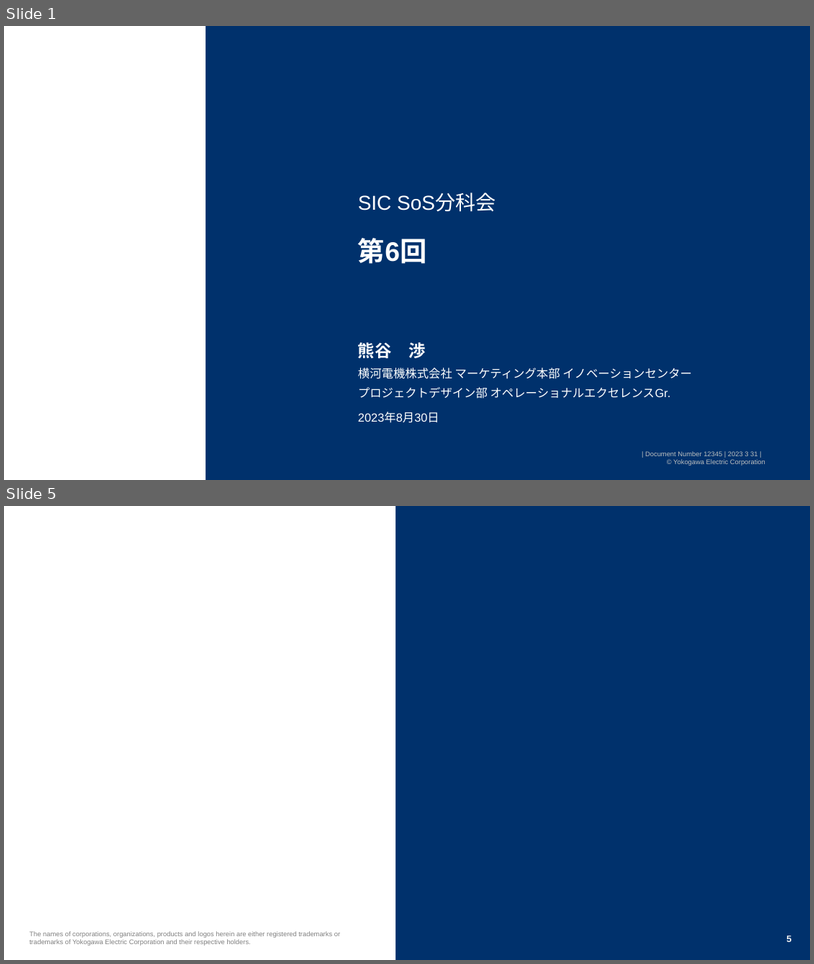
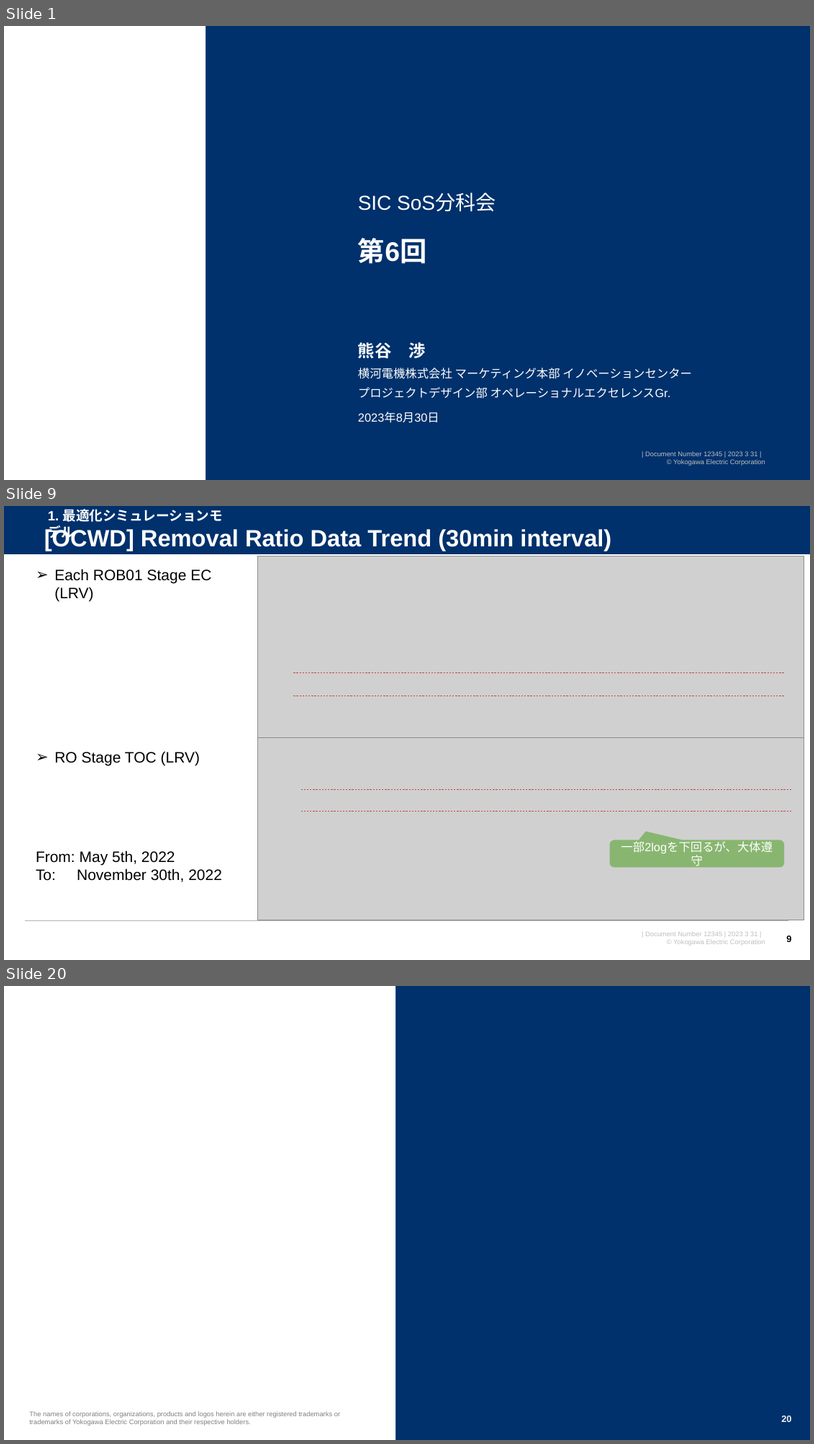
Before and after one commit to watarukumagai-git/opt, a slide deck: SoS/230830_SoS分科会6回_kuma_rev.0.pptx. Shown one above the other, each under a label of ours: slides 1 and 5 before the commit, slides 1, 9 and 20 after it; the slides between them are not shown. The pictures are 814x964 and 814x1444 pixels, drawn with LibreOffice and Linux fonts; fonts in the diff are those of the drawing; grey boxes stand for pictures; background and template pictures are left out. Boxes give left, top, right and bottom in pixels: in the first picture for what was removed or moved away, otherwise in the second. Text is boxed around its words. In the diff, an @@ line names an element or a change of style, - is before the commit and + after.

```diff
--- a/SoS/230830_SoS分科会6回_kuma_rev.0.pptx
+++ b/SoS/230830_SoS分科会6回_kuma_rev.0.pptx
@@ slide 9 added at bbox=[4, 506, 810, 960], background #FFFFFF; not listed: 1 template element that a slide beside it also shows @@
@@ rectangle added at bbox=[4, 506, 810, 555], fill #00316C @@
@@ text added at bbox=[48, 509, 222, 541], 16 pt, text #FFFFFF, bold @@
+1. 最適化シミュレーションモデル
@@ title added at bbox=[44, 528, 612, 551], 28 pt, text #FFFFFF, bold @@
+[OCWD] Removal Ratio Data Trend (30min interval)
@@ line added from (4, 555) to (810, 555), #FFFFFF 0.75 pt @@
@@ text added at bbox=[54, 569, 211, 602], 18 pt, text #000000 @@
+➢ Each ROB01 Stage EC (LRV)
@@ picture added at bbox=[257, 556, 805, 738] @@
@@ line added from (293, 672) to (785, 672), #C74643 0.5 pt dashed @@
@@ line added from (293, 695) to (785, 695), #C74643 0.5 pt dashed @@
@@ picture added at bbox=[257, 738, 805, 920] @@
@@ text added at bbox=[54, 751, 200, 765], 18 pt, text #000000 @@
+➢ RO Stage TOC (LRV)
@@ line added from (301, 789) to (792, 789), #C74643 0.5 pt dashed @@
@@ line added from (301, 811) to (792, 811), #C74643 0.5 pt dashed @@
@@ text added at bbox=[36, 850, 222, 882], 18 pt, text #000000 @@
+From: May 5th, 2022
+To: November 30th, 2022
@@ rounded speech box added at bbox=[610, 840, 785, 867], fill #76B059 at 80% opacity, 14 pt, text #FFFFFF @@
+一部2logを下回るが、大体遵守
@@ line added from (25, 921) to (790, 921), #B2B2B2 1 pt @@
@@ page number added at bbox=[787, 934, 792, 944], 11 pt, text #000000, bold @@
+9
@@ what was slide 5 is now slide 20 @@
@@ page number at bbox=[782, 1415, 792, 1422]: text changed @@
-5
+20
```
Also in this commit, not shown: 4 slides changed, 17 other slides added, 2 slides removed.
